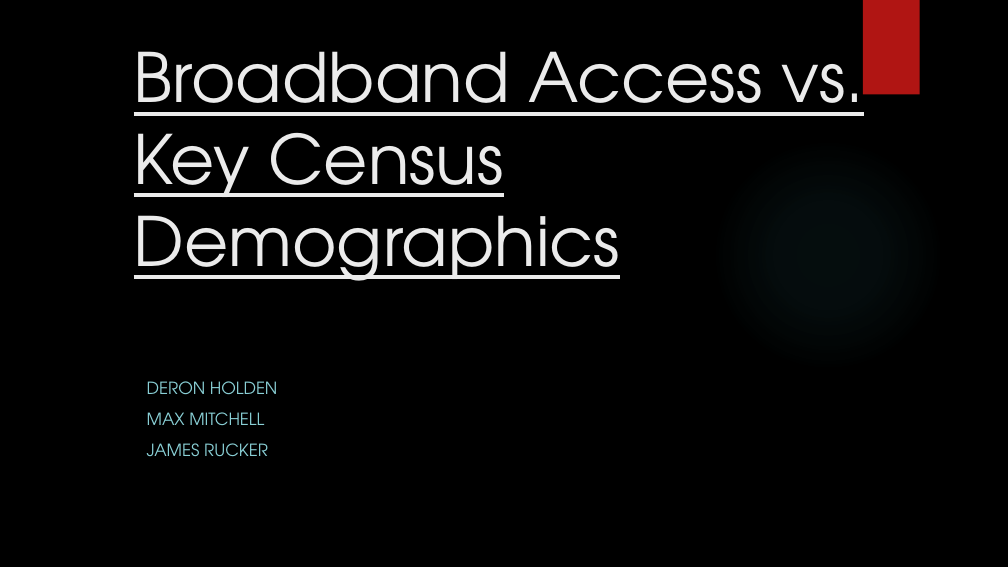
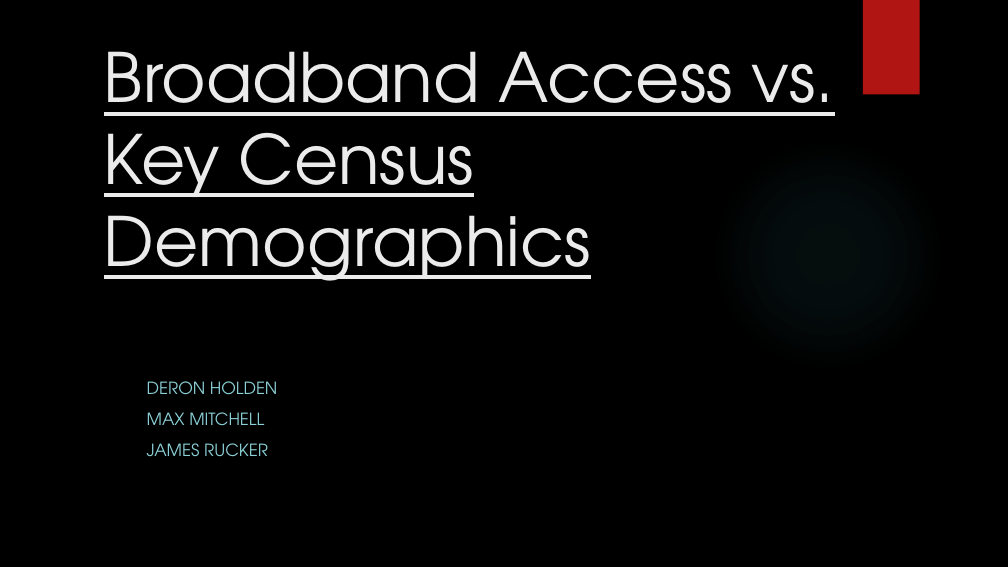
Before and after one commit to Falcon-d/Project-1-Broadband-Access, a slide deck: slide 1 of Project 1 Deck.pptx. Drawn at 1008x567 pixels with LibreOffice and Linux fonts; fonts in the diff are those of the drawing; background and template pictures are left out. Boxes give left, top, right and bottom in pixels: in the first picture for what was removed or moved away, otherwise in the second. Text is boxed around its words. In the diff, an @@ line names an element or a change of style, - is before the commit and + after.

```diff
--- a/Project 1 Deck.pptx
+++ b/Project 1 Deck.pptx
@@ title "Broadband Access vs. Key Census ..." rewrapped from (134,31,864,281) to (104,51,835,281) @@
```
Also in this commit, not shown: 8 other slides changed.
